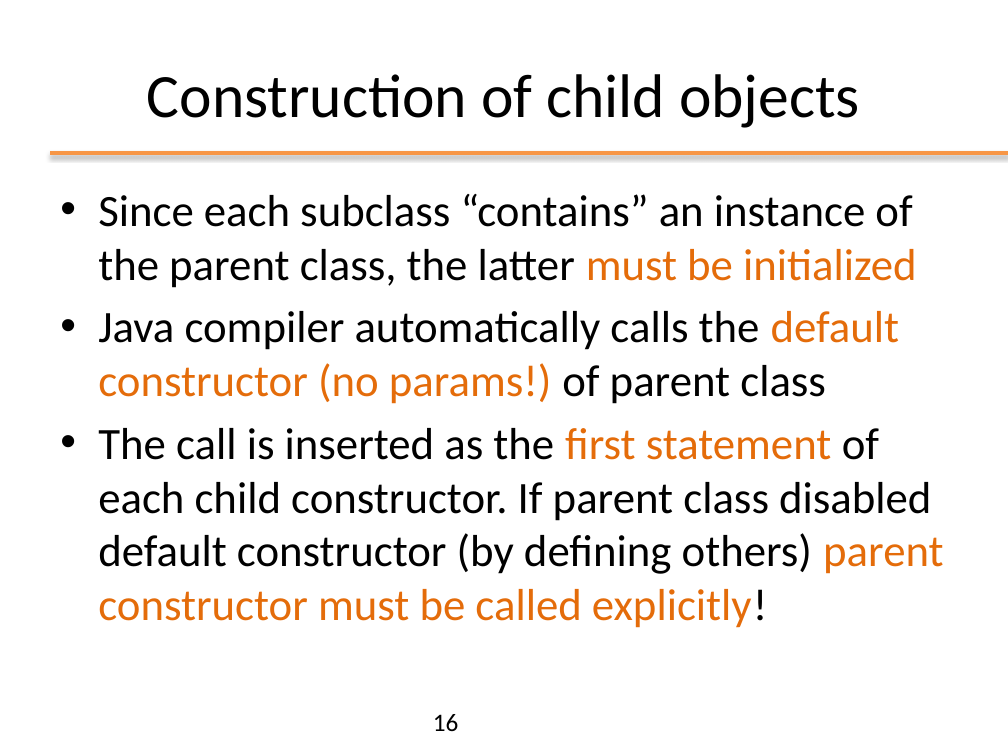
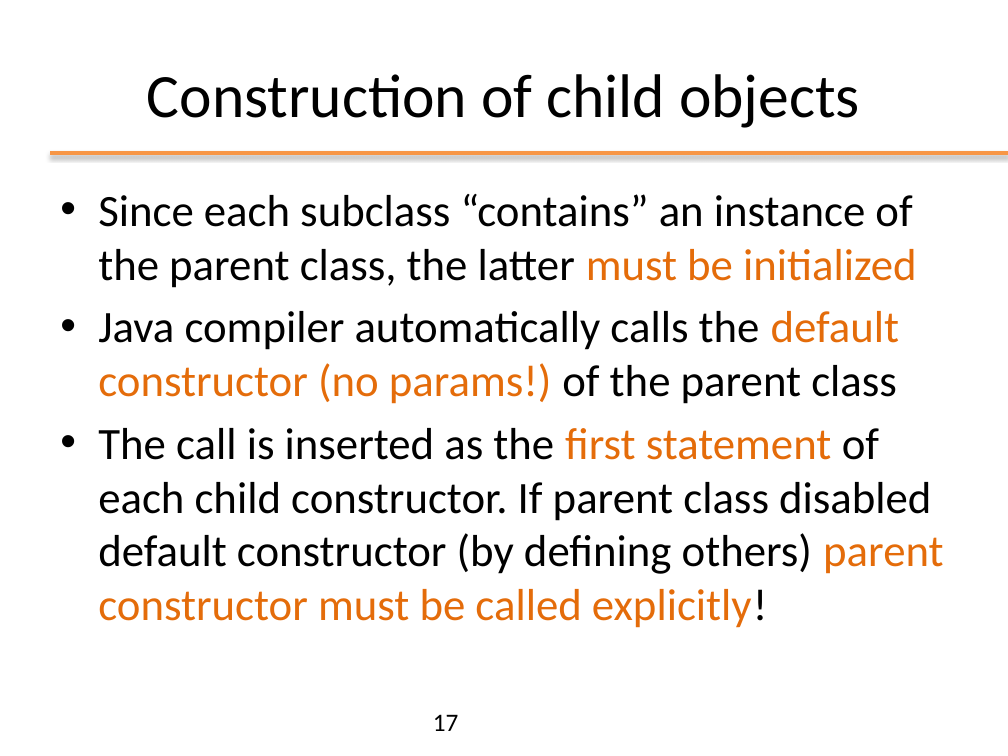
Before and after one commit to Andrea99-beep/ooprogramming, a slide deck: slide 17 of slides/ppt/03_OOP_Inheritance.pptx (slide 16 before the commit). Drawn at 1008x756 pixels with LibreOffice and Linux fonts; fonts in the diff are those of the drawing; background and template pictures are left out. Boxes give left, top, right and bottom in pixels: in the first picture for what was removed or moved away, otherwise in the second. Text is boxed around its words. In the diff, an @@ line names an element or a change of style, - is before the commit and + after.

```diff
--- a/slides/ppt/03_OOP_Inheritance.pptx
+++ b/slides/ppt/03_OOP_Inheritance.pptx
@@ text at [98, 311, 899, 404]: text changed @@
-• Java compiler automatically calls the default constructor (no params!) of parent class
+• Java compiler automatically calls the default constructor (no params!) of the parent class
@@ page number at [433, 714, 459, 731]: text changed @@
-16
+17
```
Also in this commit, not shown: 16 other slides changed, 1 slide added, 1 other file.
